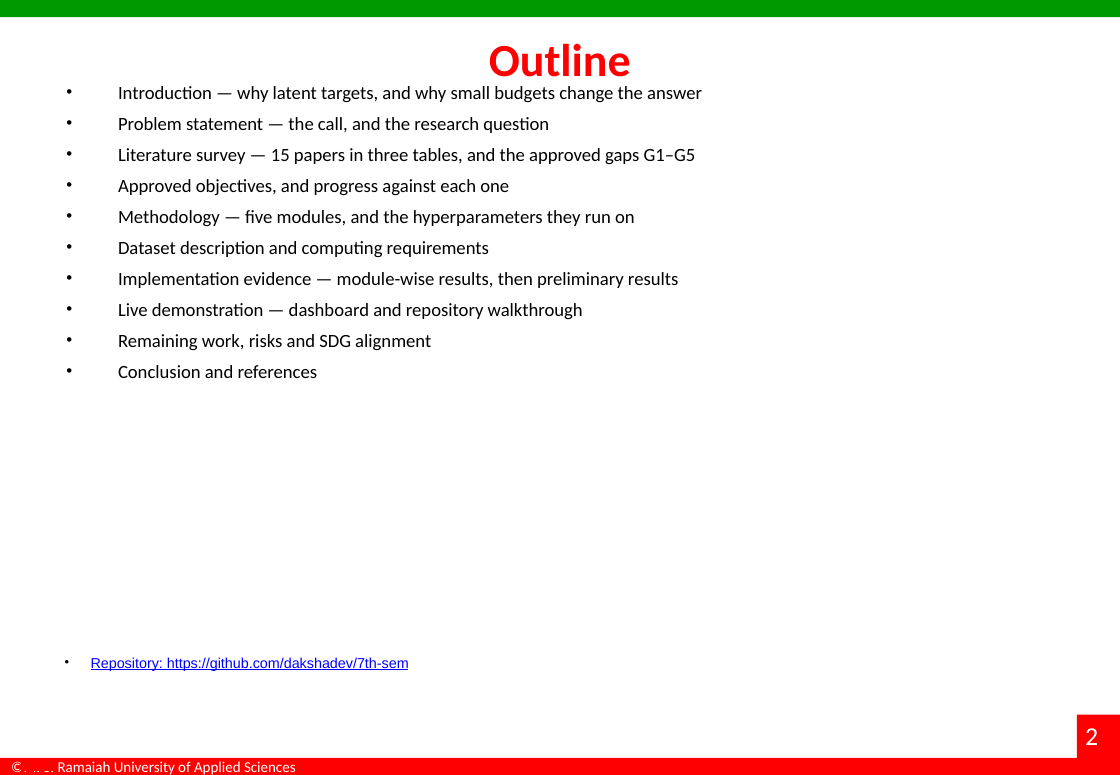
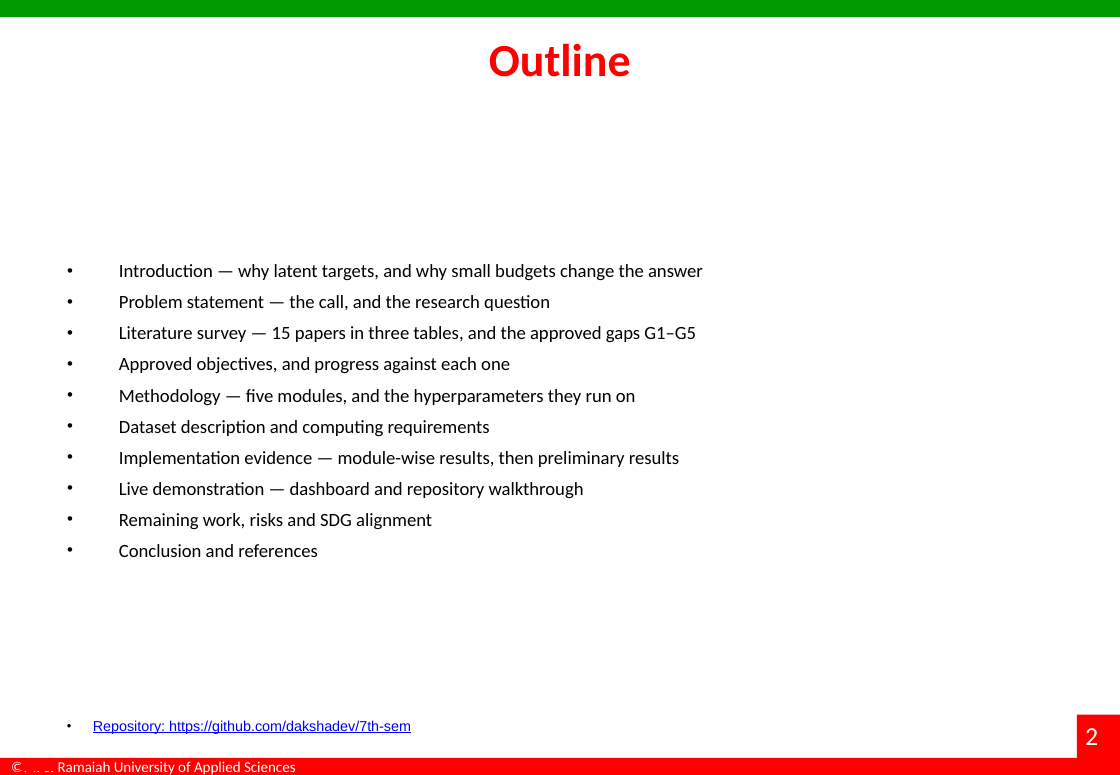
Before and after one commit to dakshadev/7th-sem, a slide deck: slide 2 of docs/Interim_Project_Presentation_7th-sem.pptx. Drawn at 1120x775 pixels with LibreOffice and Linux fonts; fonts in the diff are those of the drawing; background and template pictures are left out. Boxes give left, top, right and bottom in pixels: in the first picture for what was removed or moved away, otherwise in the second. Text is boxed around its words. In the diff, an @@ line names an element or a change of style, - is before the commit and + after.

Commit message:
docs(deck): type and alignment pass to presentation standard
Read as a viewer, not a thumbnail: six-column literature tables sat at 7.6pt, captions at 10pt, body
copy at 13pt, and every element type had its own left edge (tables 30pt, text 39pt, images 30-68pt).

- one left margin (0.55in) and one content width (700.8pt, i.e. the full area between margins)
- type floor raised: 20pt on the sparse slides, 17-18pt elsewhere, 15.5pt where the contents are
  dense, 10.5-11pt in tables, 11pt captions, 8.5pt references
- the longest paragraphs were rewritten in presentation register, since full sentences were the
  reason the type had to be small; the paper keeps the long form
- text blocks vertically balanced using PowerPoint's measured bound height instead of a guess
- column widths redistributed so Evidence has room and 'Completed' fits on one line
- orphan words removed from the conclusion bullets

Two regressions the render caught and this fixes: the references slide's two columns were being
stacked on one margin, and the repository link was being re-centred into the middle of the list.

scripts/polish_typography.ps1, scripts/rewrite_slide_copy.ps1, scripts/balance_text.ps1.

```diff
--- a/docs/Interim_Project_Presentation_7th-sem.pptx
+++ b/docs/Interim_Project_Presentation_7th-sem.pptx
@@ text "Introduction — why latent targets, ...": place and size @@
-text "Introduction — why latent targets, ..." at box(118, 86, 702, 378)
+text "Introduction — why latent targets, ..." at box(119, 264, 703, 557)
@@ text "Repository: https://github.com/dakshadev/7th-sem": place and size @@
-text "Repository: https://github.com/dakshadev/7th-sem" at box(91, 657, 409, 671)
+text "Repository: https://github.com/dakshadev/7th-sem" at box(93, 720, 411, 734)
```
Also in this commit, not shown: 19 other slides changed, 6 other files.
